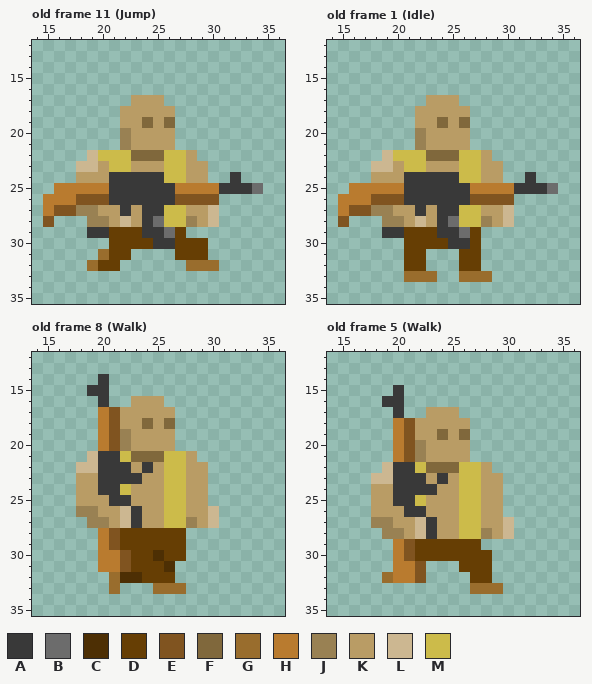
File history of a pixel-art file, HumanShooter1.aseprite. Above: the version before the commit.
48x48 pixels, 15 frames. Shown: old frame 11 (Jump): x 14..36, y 12..35; old frame 1 (Idle): x 14..36, y 12..35; old frame 8 (Walk): x 14..36, y 12..35; old frame 5 (Walk): x 14..36, y 12..35. The commit also changed other frames, which this record leaves out.
Visible layers, top first: "effects", "weapon", "gob".
Palette (. is transparent): A #393939  B #6c6c6c  C #4d2f04  D #663e04  E #805420  F #80683c  G #996d2d  H #b97b2f  J #998153  K #b99c65  L #ccb791  M #ccbb4a
Pixels before, old frame 11 (Jump), first column x 15:
17 ........KKK.........
18 .......KKKKK........
19 .......KKFKF........
20 .......JKKKK........
21 .......JKKKK........
22 ....LMMMFFFMMK......
23 ...LLKMMKKKMMKK.....
24 ...KKKAAAAAMMKK..A..
25 .HHHHHAAAAAAHHHHAAAB
26 HHHEEEAAAAAAEEEE....
27 HEEJJKKAKAAMMKKL....
28 E...JJKLKABMMJKL....
29 ....AADDDAABD.......
30 ......DDDDAADDD.....
31 .....GDD....DDD.....
32 ....GDD......GGG....
Pixels before, old frame 1 (Idle), first column x 15:
17 ........KKK.........
18 .......KKKKK........
19 .......KKFKF........
20 .......JKKKK........
21 .......JKKKK........
22 ....LMMMFFFMMK......
23 ...LLKMMKKKMMKK.....
24 ...KKKAAAAAMMKK..A..
25 .HHHHHAAAAAAHHHHAAAB
26 HHHEEEAAAAAAEEEE....
27 HEEJJKKAKAAMMKKL....
28 E...JJKLKABMMJKL....
29 ....AADDDAABD.......
30 ......DDDDAAD.......
31 ......DD...DD.......
32 ......DD...DD.......
33 ......GGG..GGG......
Pixels before, old frame 8 (Walk), first column x 18:
14 ..A..........
15 .AA..........
16 ..A..KKK.....
17 ..HEKKKKK....
18 ..HEKKFKF....
19 ..HEJKKKK....
20 ..HEJKKKK....
21 .LAAMFFFMMK..
22 LLAAAKAKMMKK.
23 KKAAAAKKMMKK.
24 KKAAMKKKMMKK.
25 KKKAAKKKMMKK.
26 JJKKLAKKMMKKL
27 .JJKLAKKMMJKL
28 ..HEDDDDDD...
29 ..HEDDDDDD...
30 ..HHEDDCDD...
31 ..HHEDDDC....
32 ...GCCDDD....
33 ...G...GGG...
Pixels before, old frame 5 (Walk), first column x 18:
15 ..A..........
16 .AA..........
17 ..A..KKK.....
18 ..HEKKKKK....
19 ..HEKKFKF....
20 ..HEJKKKK....
21 ..HEJKKKK....
22 .LAAMFFFMMK..
23 LLAAAKAKMMKK.
24 KKAAAAKKMMKK.
25 KKAAMKKKMMKK.
26 KKKAAKKKMMKK.
27 JJKKLAKKMMKKL
28 .JJKLAKKMMJKL
29 ..HEDDDDDD...
30 ..HEDDDDDDD..
31 ..HHE...DDD..
32 .GHHE....DD..
33 .........GGG.
The same view after the edit:
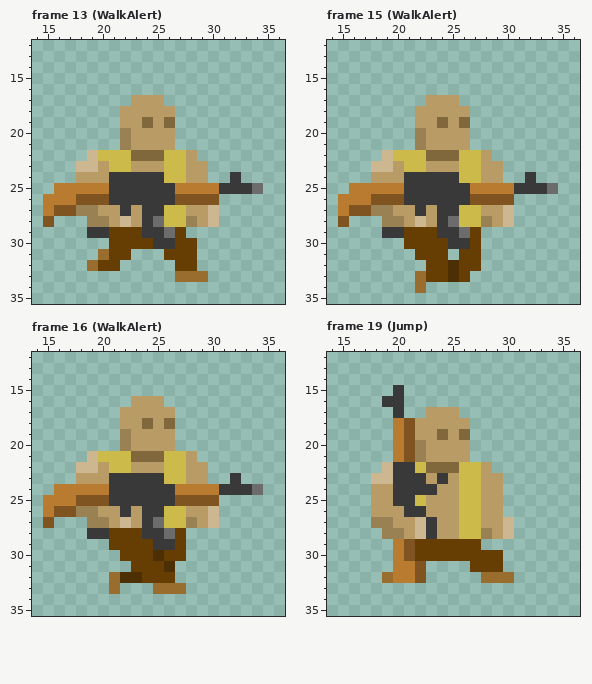
A new or re-ordered frame is compared with the old frame closest to it.
The edit:
{"change": "frames 15 -> 23"}
{"where": "frame 13 (WalkAlert) is new; against old frame 11 (Jump), layer \"gob\""}
{"frame":13,"y":30,"x":29,"old":"D","new":"."}
{"frame":13,"y":31,"x":26,"old":".","new":"D"}
{"frame":13,"y":31,"x":29,"old":"D","new":"."}
{"frame":13,"y":32,"x":27,"old":".GGG","new":"DD.."}
{"frame":13,"y":33,"x":27,"old":"...","new":"GGG"}
{"where": "frame 15 (WalkAlert) is new; against old frame 1 (Idle), layer \"gob\""}
{"frame":15,"y":31,"x":21,"old":"D","new":"."}
{"frame":15,"y":31,"x":23,"old":"..","new":"DD"}
{"frame":15,"y":32,"x":21,"old":"DD...","new":"..DDC"}
{"frame":15,"y":33,"x":21,"old":"G","new":"."}
{"frame":15,"y":33,"x":23,"old":"G..GGG","new":"DDCD.."}
{"frame":15,"y":34,"x":22,"old":".","new":"G"}
{"where": "frame 16 (WalkAlert) is new; against old frame 8 (Walk), layer \"weapon\""}
{"frame":16,"y":14,"x":20,"old":"A","new":"."}
{"frame":16,"y":15,"x":19,"old":"AA","new":".."}
{"frame":16,"y":16,"x":20,"old":"A","new":"."}
{"frame":16,"y":17,"x":20,"old":"HE","new":".."}
{"frame":16,"y":18,"x":20,"old":"HE","new":".."}
{"frame":16,"y":19,"x":20,"old":"HE","new":".."}
{"frame":16,"y":20,"x":20,"old":"HE","new":".."}
{"frame":16,"y":21,"x":20,"old":"AA","new":"MM"}
{"frame":16,"y":22,"x":20,"old":"AAA","new":"KMM"}
{"frame":16,"y":22,"x":24,"old":"A","new":"K"}
{"frame":16,"y":23,"x":20,"old":"A","new":"K"}
{"frame":16,"y":23,"x":24,"old":"KK","new":"AA"}
{"frame":16,"y":23,"x":32,"old":".","new":"A"}
{"frame":16,"y":24,"x":16,"old":"..KKA","new":"HHHHH"}
{"frame":16,"y":24,"x":22,"old":"MKKKMMKK.....","new":"AAAAAHHHHAAAB"}
{"frame":16,"y":25,"x":15,"old":"...KKK","new":"HHHEEE"}
{"frame":16,"y":25,"x":23,"old":"KKKMMKK.","new":"AAAAEEEE"}
{"frame":16,"y":26,"x":15,"old":"...","new":"HEE"}
{"frame":16,"y":26,"x":22,"old":"LAKK","new":"AKAA"}
{"frame":16,"y":27,"x":15,"old":".","new":"E"}
{"frame":16,"y":27,"x":23,"old":"AKK","new":"KAB"}
{"frame":16,"y":28,"x":19,"old":".HE","new":"AAD"}
{"frame":16,"y":28,"x":24,"old":"DDD","new":"AAB"}
{"frame":16,"y":29,"x":20,"old":"HE","new":".D"}
{"frame":16,"y":29,"x":25,"old":"DD","new":"AA"}
{"frame":16,"y":30,"x":20,"old":"HHE","new":"..D"}
{"frame":16,"y":31,"x":20,"old":"HHE","new":"..."}
{"where": "frame 19 (Jump) is new; against old frame 5 (Walk), layer \"gob\""}
{"frame":19,"y":30,"x":29,"old":".","new":"D"}
{"frame":19,"y":31,"x":26,"old":"D","new":"."}
{"frame":19,"y":31,"x":29,"old":".","new":"D"}
{"frame":19,"y":32,"x":27,"old":"DD..","new":".GGG"}
{"frame":19,"y":33,"x":27,"old":"GGG","new":"..."}
{"label":"changed","picture_box":[164,238,219,282]}
{"label":"changed","picture_box":[404,249,492,293]}
{"label":"changed","picture_box":[43,374,263,572]}
{"label":"changed","picture_box":[459,550,514,594]}
